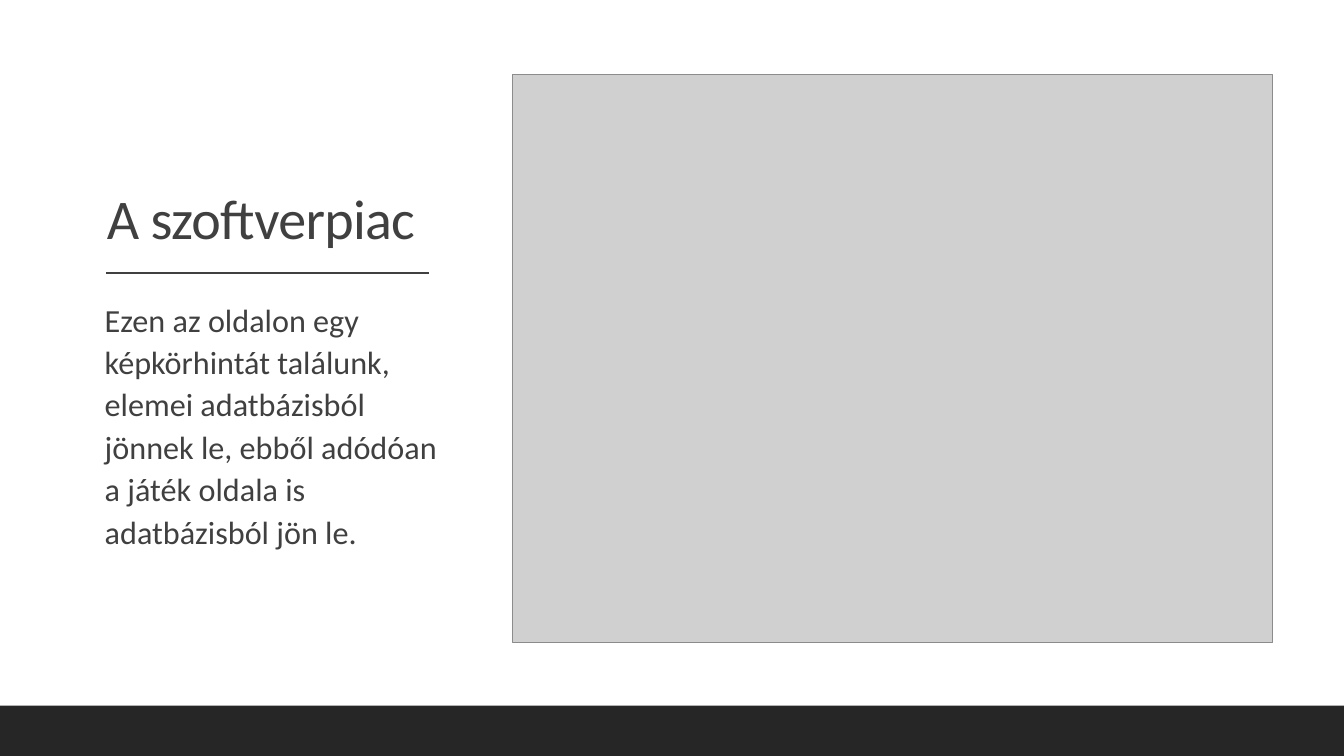
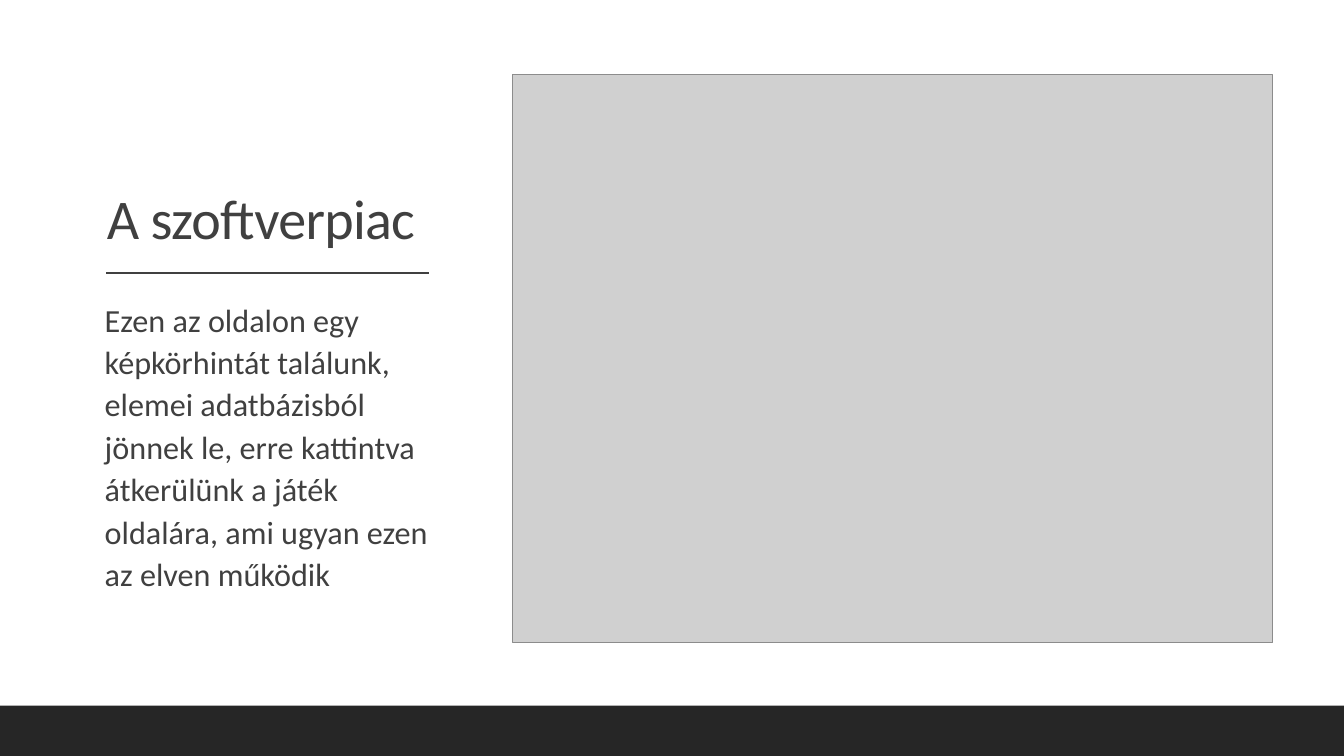
Before and after one commit to SzenasiLevente/ProjektOKJ, a slide deck: slide 7 of docs/ProjektBemutato.pptx. Drawn at 1344x756 pixels with LibreOffice and Linux fonts; fonts in the diff are those of the drawing; grey boxes stand for pictures. Boxes give left, top, right and bottom in pixels: in the first picture for what was removed or moved away, otherwise in the second. Text is boxed around its words. In the diff, an @@ line names an element or a change of style, - is before the commit and + after.

```diff
--- a/docs/ProjektBemutato.pptx
+++ b/docs/ProjektBemutato.pptx
@@ text at box(105, 309, 428, 587): text changed @@
-  Ezen az oldalon egy képkörhintát találunk, elemei adatbázisból jönnek le, ebből adódóan a játék oldala is adatbázisból jön le.
+  Ezen az oldalon egy képkörhintát találunk, elemei adatbázisból jönnek le, erre kattintva átkerülünk a játék oldalára, ami ugyan ezen az elven működik
```
Also in this commit, not shown: 1 other slide changed.
